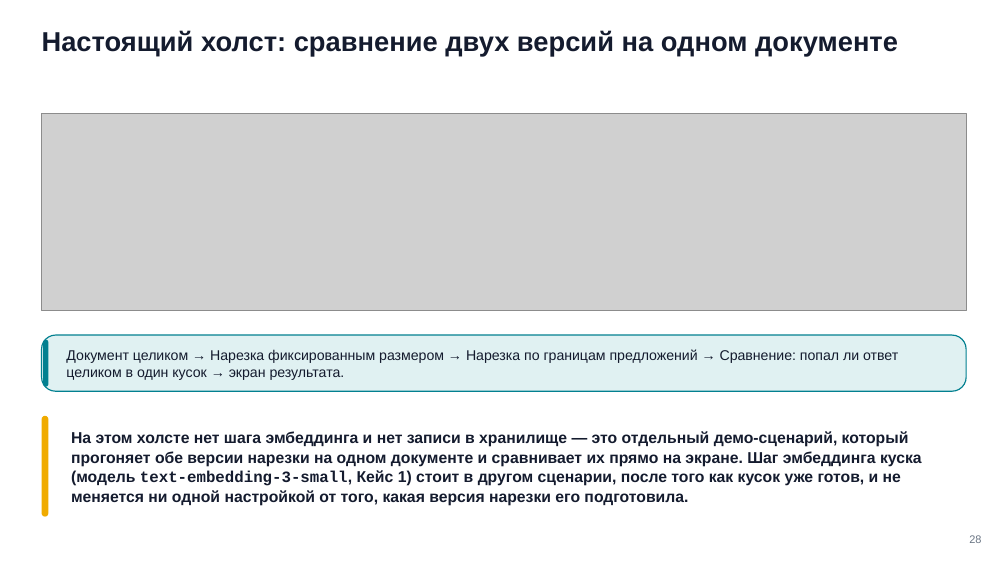
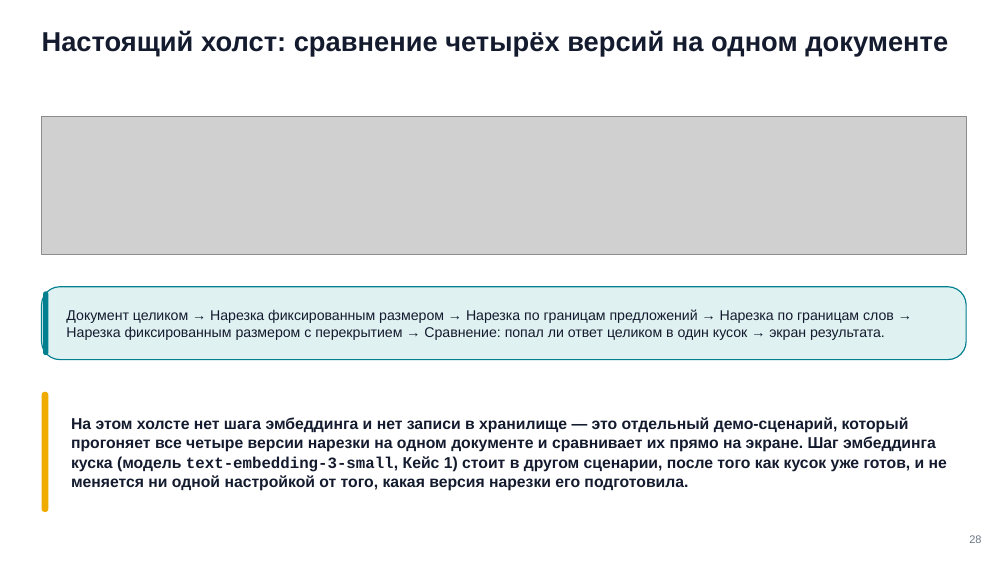
Before and after one commit to tellina-study/AI-usage-lessons, a slide deck: slide 28 of library/seminars/sem-10/rendered/sem-10.pptx. Drawn at 1008x567 pixels with LibreOffice and Linux fonts; fonts in the diff are those of the drawing; grey boxes stand for pictures. Boxes give left, top, right and bottom in pixels: in the first picture for what was removed or moved away, otherwise in the second. Text is boxed around its words. In the diff, an @@ line names an element or a change of style, - is before the commit and + after.

```diff
--- a/library/seminars/sem-10/rendered/sem-10.pptx
+++ b/library/seminars/sem-10/rendered/sem-10.pptx
@@ text at bbox=[42, 30, 948, 56]: text changed @@
-Настоящий холст: сравнение двух версий на одном документе
+Настоящий холст: сравнение четырёх версий на одном документе
@@ picture: place and size @@
-picture at bbox=[42, 113, 966, 311]
+picture at bbox=[42, 116, 966, 255]
@@ rounded rectangle: place and size @@
-rounded rectangle at bbox=[42, 335, 966, 391]
+rounded rectangle at bbox=[42, 287, 966, 359]
@@ rounded rectangle: place and size @@
-rounded rectangle at bbox=[43, 340, 48, 386]
+rounded rectangle at bbox=[43, 291, 48, 355]
@@ text at bbox=[66, 309, 894, 340]: text changed @@
-Документ целиком → Нарезка фиксированным размером → Нарезка по границам предложений → Сравнение: попал ли ответ целиком в один кусок → экран результата.
+Документ целиком → Нарезка фиксированным размером → Нарезка по границам предложений → Нарезка по границам слов → Нарезка фиксированным размером с перекрытием → Сравнение: попал ли ответ целиком в один кусок → экран результата.
@@ rounded rectangle: place and size @@
-rounded rectangle at bbox=[42, 416, 48, 516]
+rounded rectangle at bbox=[42, 392, 48, 512]
@@ text at bbox=[71, 417, 947, 491]: text changed @@
-На этом холсте нет шага эмбеддинга и нет записи в хранилище — это отдельный демо-сценарий, который прогоняет обе версии нарезки на одном документе и сравнивает их прямо на экране. Шаг эмбеддинга куска (модель text-embedding-3-small, Кейс 1) стоит в другом сценарии, после того как кусок уже готов, и не меняется ни одной настройкой от того, какая версия нарезки его подготовила.
+На этом холсте нет шага эмбеддинга и нет записи в хранилище — это отдельный демо-сценарий, который прогоняет все четыре версии нарезки на одном документе и сравнивает их прямо на экране. Шаг эмбеддинга куска (модель text-embedding-3-small, Кейс 1) стоит в другом сценарии, после того как кусок уже готов, и не меняется ни одной настройкой от того, какая версия нарезки его подготовила.
```
Also in this commit, not shown: 8 other slides changed, 24 other files.
